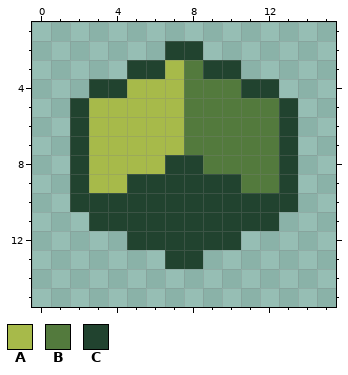
Pixel-art sprite -- hurt.png. Above: the version before the commit.
The file is 48x32 pixels, drawn in blocks of 2x2; one block is one cell here. Shown: x 0..15, y 1..15.
Palette (. is transparent): A #a7ba4a  B #537a3d  C #21432f
Pixels before, first column x 2:
 2 .....CC.....
 3 ...CCABCC...
 4 .CCAAABBBCC.
 5 CAAAAABBBBBC
 6 CAAAAABBBBBC
 7 CAAAAABBBBBC
 8 CAAAACCBBBBC
 9 CAACCCCCCBBC
10 CCCCCCCCCCCC
11 .CCCCCCCCCC.
12 ...CCCCCC...
13 .....CC.....
Now the later version:
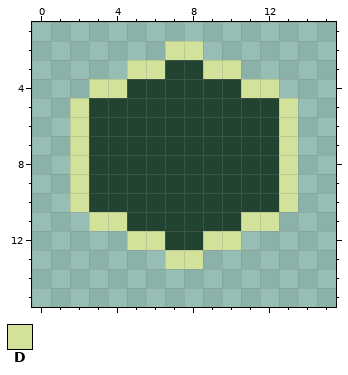
Colours new in this view: D #d3e29a
Diff:
Changed rows in their new state; - is an unchanged pixel.
first column x 2:
 2 -----DD-----
 3 ---DDCCDD---
 4 -DDCCCCCCDD-
 5 DCCCCCCCCCCD
 6 DCCCCCCCCCCD
 7 DCCCCCCCCCCD
 8 DCCCC--CCCCD
 9 DCC------CCD
10 D----------D
11 -DD------DD-
12 ---DD--DD---
13 -----DD-----
Changed places in both pictures, as pixel boxes (x1, y1, x2, y2):
changed: (70, 41, 298, 269)
